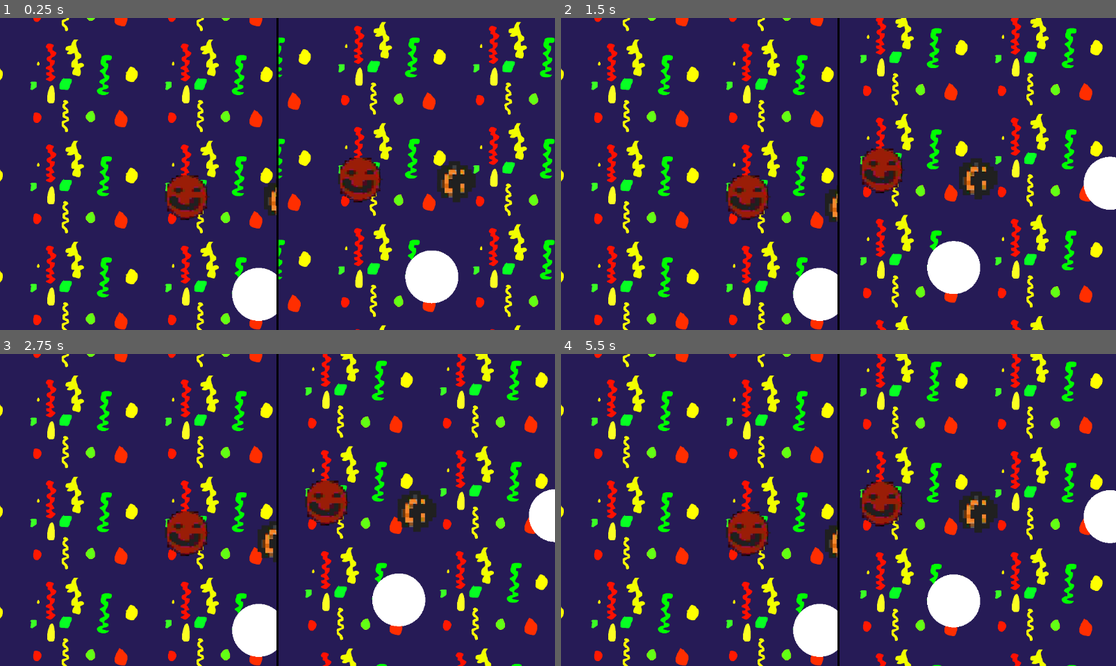
Above: before the commit, frames 1-4 (two rows, left to right).
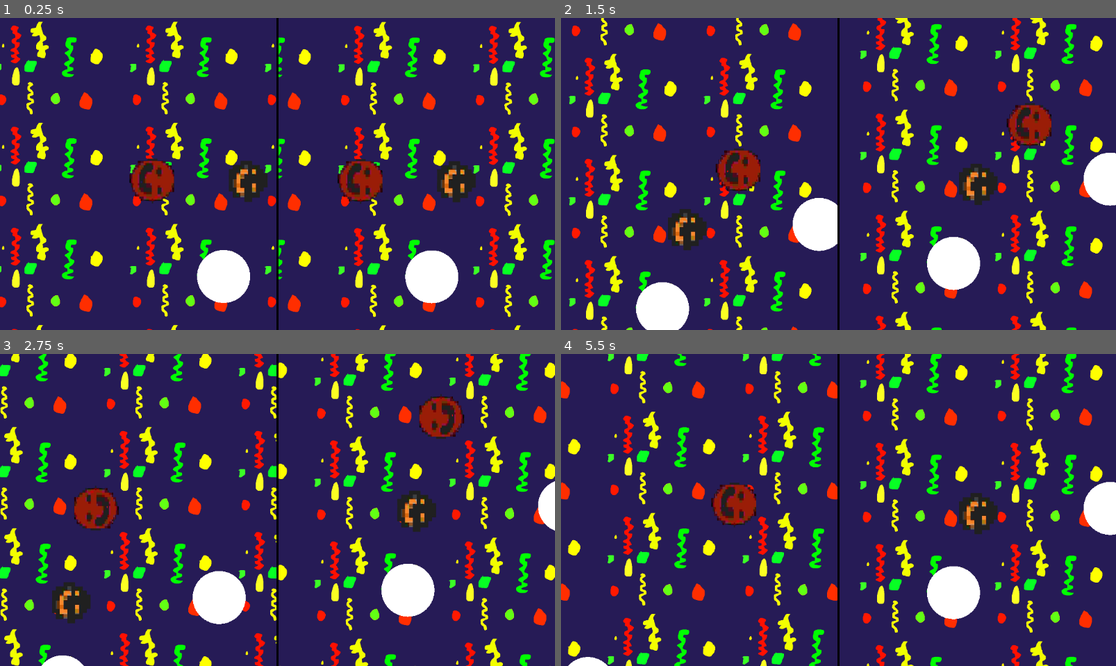
Above: after the commit, the same moments.

Repository: real-chicken-master/GDD112TempName
Game: Godot game, scene res://UI/splitscreen.tscn
Two runs of this game, one before a commit and one after it. Both use one fixed random seed, a clock stepped at 60 frames per second and the inputs below.
Inputs:
- Up to frame 1 (0.25 s): no input
- Up to frame 2 (1.5 s): hold D (right1) from 0.53 s (still down); tap W (up1) at 0.6, 0.77, 1.07 s; tap Down (down2) at 1.35 s
- Up to frame 3 (2.75 s): tap W (up1) at 1.52, 1.55, 1.82, 2.3 s; release D (right1) at 2.03 s; hold A (left1) from 2.03 s (still down); tap Left (left2) at 2.1 s
- Up to frame 4 (5.5 s): release A (left1) at 2.78 s; hold D (right1) 2.78-4.28 s; tap Right (right2) at 2.85 s; tap W (up1) at 3.02, 3.05, 3.32, 3.77, 3.8, 4.07, 4.35, 4.52, 4.82, 5.3 s; tap Up (up2) at 3.6 s; hold A (left1) 4.28-5.03 s; hold D (right1) from 5.03 s (still down); tap Down (down2) at 5.1 s

The runs differ from the first frame. In frame 1, 16% of the frame differs, in the area x 0-69%, y 0-100%; in frame 2, 25%; in frame 3, 31%, in the area x 0-100%, y 0-100%; in frame 4, 23%.
Error before the commit: Parse Error: Invalid operands "Callable" and "int" for "+" operator. (res://players/player1/player1.gd:21)

Commit message:
playerseppd

Diff:
--- a/players/player 2/player2.gd
+++ b/players/player 2/player2.gd
@@ -1,7 +1,7 @@
 extends CharacterBody2D
 
 var movemode = "topdown"
-const SPEED = 200.0
+const SPEED = 500.0
 var left = false
 var right = false
 var up = false
--- a/players/player1/player1.gd
+++ b/players/player1/player1.gd
@@ -18,12 +18,11 @@
 	if(movemode == "platformer"):
 		set_collision_mask_value(1,false)
 		rotation_degrees = 0
-		rotate + 90
 		var direction = Input.get_axis("left1","right1")
 		velocity.x = SPEED * direction * 1.5
 		if(is_on_floor()):
 			if Input.is_action_just_pressed("up1"):
-				velocity.y -= 770
+				velocity.y -= 1000
 		else:
 			velocity.y += 20
 	move_and_slide()
--- a/players/player1/player1.tscn
+++ b/players/player1/player1.tscn
@@ -20,5 +20,5 @@
 texture = ExtResource("2_io1lt")
 
 [node name="CollisionShape2D" type="CollisionShape2D" parent="."]
-position = Vector2(0, -3)
+position = Vector2(0, -4)
 shape = SubResource("CircleShape2D_8m3wl")
